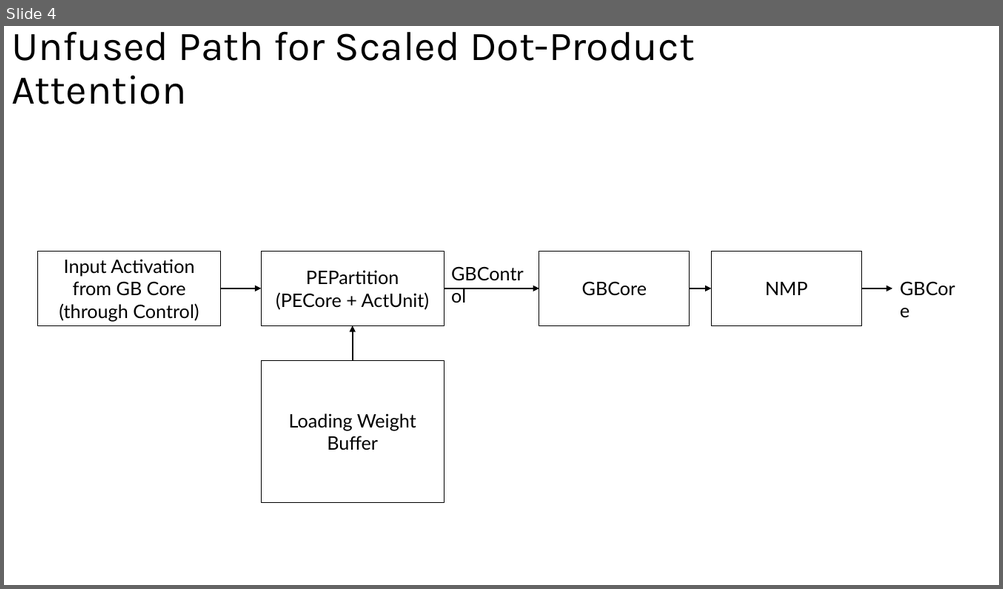
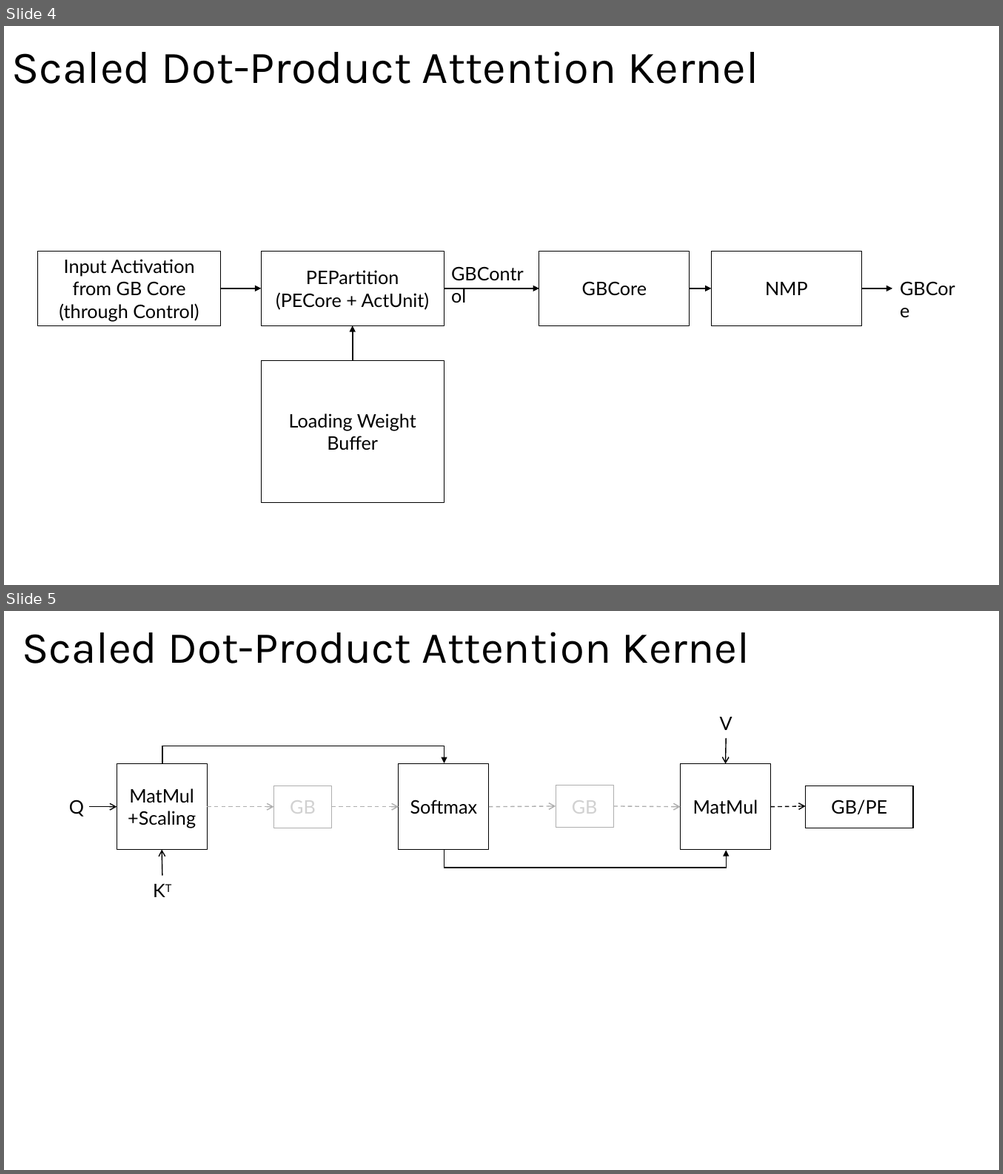
Before and after one commit to RishP11/CS217_final_project_presentation_files, a slide deck: write_ups/figures/figures.pptx. Shown one above the other, each under a label of ours: slide 4 before the commit, slides 4 and 5 after it. The pictures are 1003x589 and 1003x1174 pixels, drawn with LibreOffice and Linux fonts; fonts in the diff are those of the drawing. Boxes give left, top, right and bottom in pixels: in the first picture for what was removed or moved away, otherwise in the second. Text is boxed around its words. In the diff, an @@ line names an element or a change of style, - is before the commit and + after.

```diff
--- a/write_ups/figures/figures.pptx
+++ b/write_ups/figures/figures.pptx
@@ slide 5 added at [4,611,999,1170], background #FFFFFF @@
@@ text added at [22,632,750,664], 42.9 pt, text #000000 @@
+Scaled Dot-Product Attention Kernel
@@ group added at [69,717,913,906]: 8 arrows, 6 rectangles, 3 texts, 2 elbow arrows @@
+MatMul
++Scaling
+Q
+KT
+Softmax
+MatMul
+GB
+GB
+GB/PE
+V
@@ slide 4 changed as well @@
@@ title at [11,51,758,84]: text changed; size 39.6 to 44 pt @@
-Unfused Path for Scaled Dot-Product Attention
+Scaled Dot-Product Attention Kernel
```
Also in this commit, not shown: 4 other slides changed, 1 other slide added, 2 slides removed, 1 other file.
